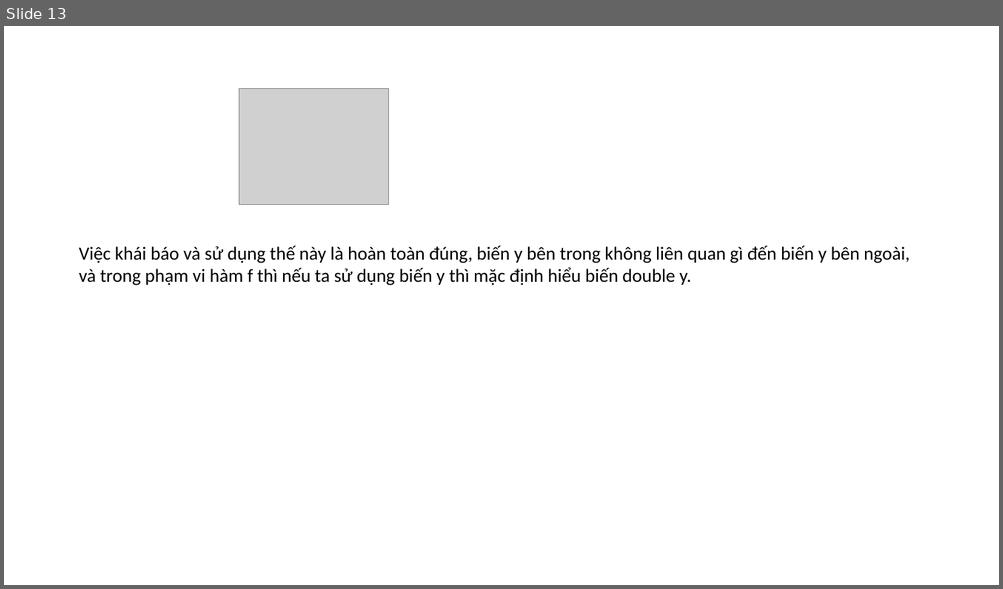
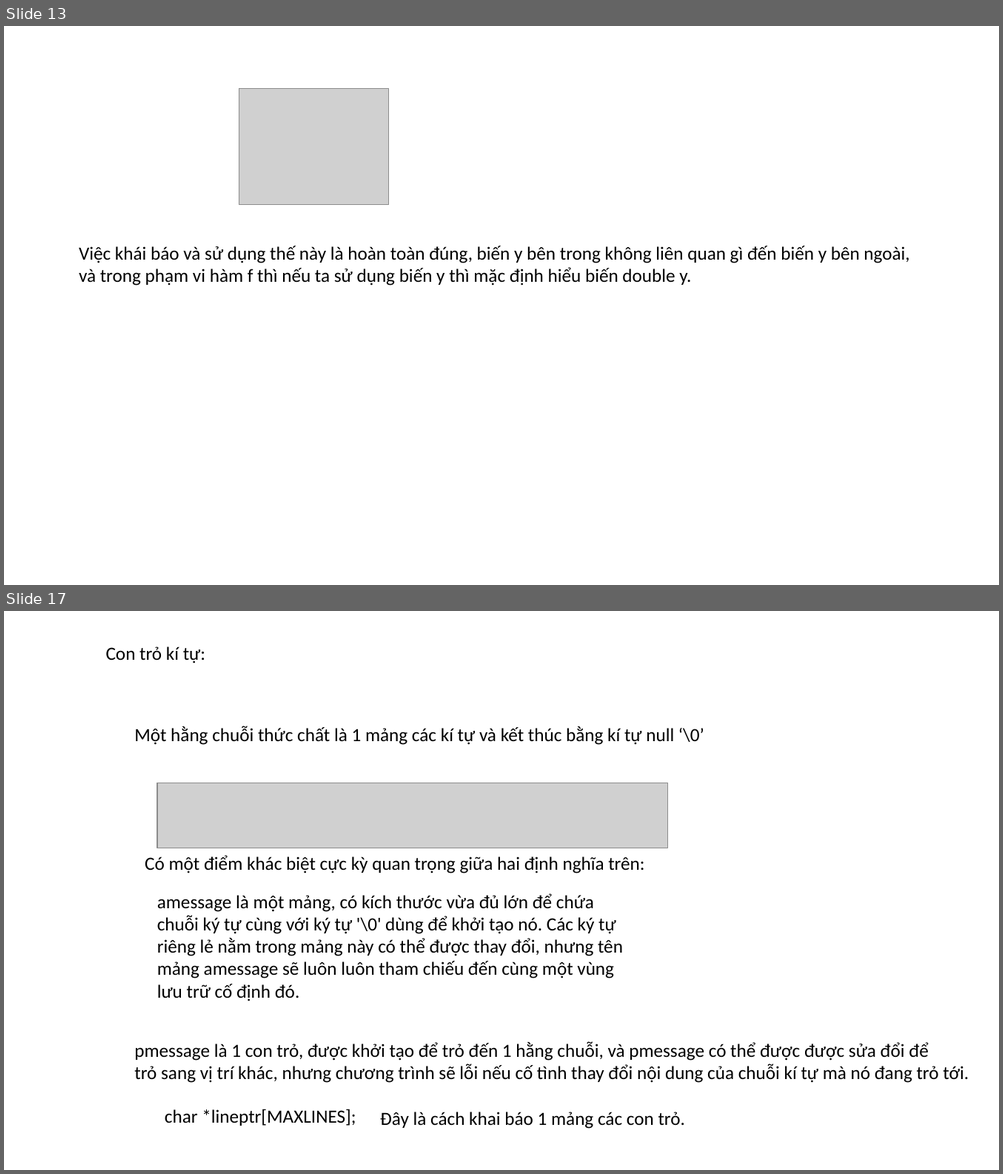
Before and after one commit to kientran0502/Training, a slide deck: Memorylayout/Memorylayout/Memory layout.pptx. Shown one above the other, each under a label of ours: slide 13 before the commit, slides 13 and 17 after it; the slides between them are not shown. The pictures are 1003x589 and 1003x1174 pixels, drawn with LibreOffice and Linux fonts; fonts in the diff are those of the drawing; grey boxes stand for pictures. Boxes give left, top, right and bottom in pixels: in the first picture for what was removed or moved away, otherwise in the second. Text is boxed around its words. In the diff, an @@ line names an element or a change of style, - is before the commit and + after.

```diff
--- a/Memorylayout/Memorylayout/Memory layout.pptx
+++ b/Memorylayout/Memorylayout/Memory layout.pptx
@@ slide 17 added at <box>4,611,999,1170</box>, background #FFFFFF @@
@@ text added at <box>106,647,205,664</box>, 18 pt, text #000000 @@
+Con trỏ kí tự:
@@ text added at <box>134,726,704,745</box>, 18 pt, text #000000 @@
+Một hằng chuỗi thức chất là 1 mảng các kí tự và kết thúc bằng kí tự null ‘\0’
@@ picture added at <box>157,783,667,849</box> @@
@@ text added at <box>145,855,644,874</box>, 18 pt, text #000000 @@
+Có một điểm khác biệt cực kỳ quan trọng giữa hai định nghĩa trên:
@@ text added at <box>157,894,623,1002</box>, 18 pt, text #000000 @@
+amessage là một mảng, có kích thước vừa đủ lớn để chứa chuỗi ký tự cùng với ký tự '\0' dùng để khởi tạo nó. Các ký tự riêng lẻ nằm trong mảng này có thể được thay đổi, nhưng tên mảng amessage sẽ luôn luôn tham chiếu đến cùng một vùng lưu trữ cố định đó.
@@ text added at <box>134,1042,968,1083</box>, 18 pt, text #000000 @@
+pmessage là 1 con trỏ, được khởi tạo để trỏ đến 1 hằng chuỗi, và pmessage có thể được được sửa đổi để
+trỏ sang vị trí khác, nhưng chương trình sẽ lỗi nếu cố tình thay đổi nội dung của chuỗi kí tự mà nó đang trỏ tới.
@@ text added at <box>165,1109,356,1126</box>, 18 pt, text #000000 @@
+char *lineptr[MAXLINES];
@@ text added at <box>380,1112,685,1129</box>, 18 pt, text #000000 @@
+Đây là cách khai báo 1 mảng các con trỏ.
```
Also in this commit, not shown: 1 slide changed, 7 other slides added, 1 other file.
